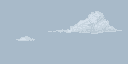
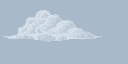
Layers edited between the first and the second 128 × 64 image:
added layer "Layer 4" above "Layer 3" over (3, 10, 102, 42)
hid "Layer 3" over (16, 11, 122, 41)
